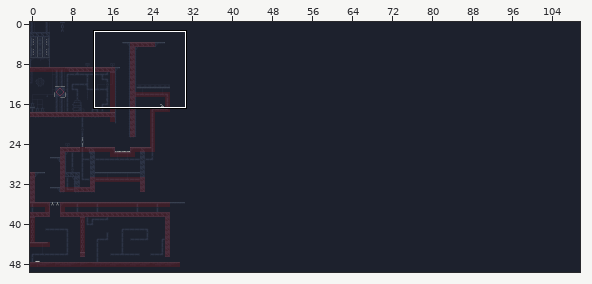
Tiled map: Output/Assets/Maps/NEW_Level_1.tmx. The first picture is a wide view before the edit; the outline marks the close-up.
Close-up. Earlier state:
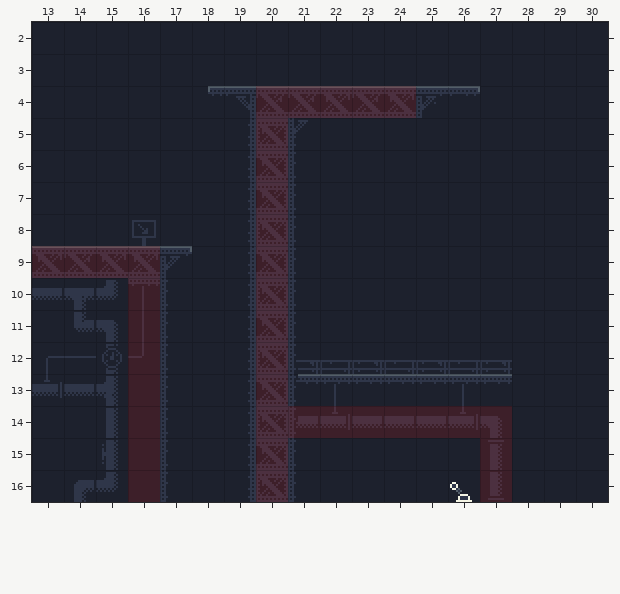
Cells are 16x16 px. Shown: x 13..30, y 2..16. The commit also changed other parts of the map, which this record leaves out.
New version:
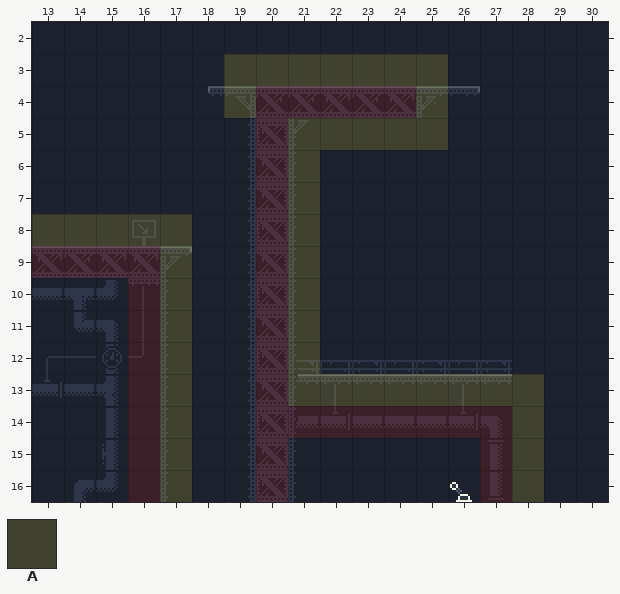
Key: from "MapMetadata": A 1.
_ is an empty cell.
See-through tiles are keyed as they look on the map.
The edit:
Layer "NAVIGATION":
Tile A now appears in row 3 at x 19 to 25; in row 4 at x 19 and 25; in row 5 at x 21 to 25; in rows 6 to 7 at x 21; in row 8 at x 13 to 17 and 21; in rows 9 to 12 at x 17 and 21.
Tile A now appears in row 13 at x 17 and 21 to 28; in rows 14 to 16 at x 17 and 28.
